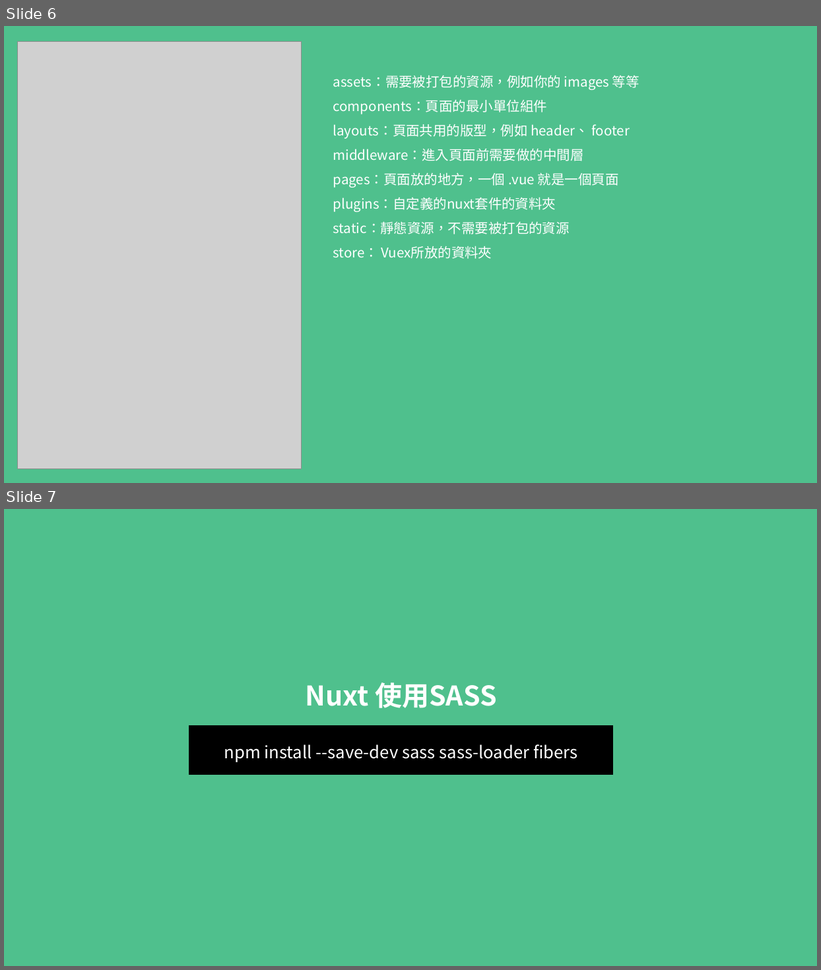
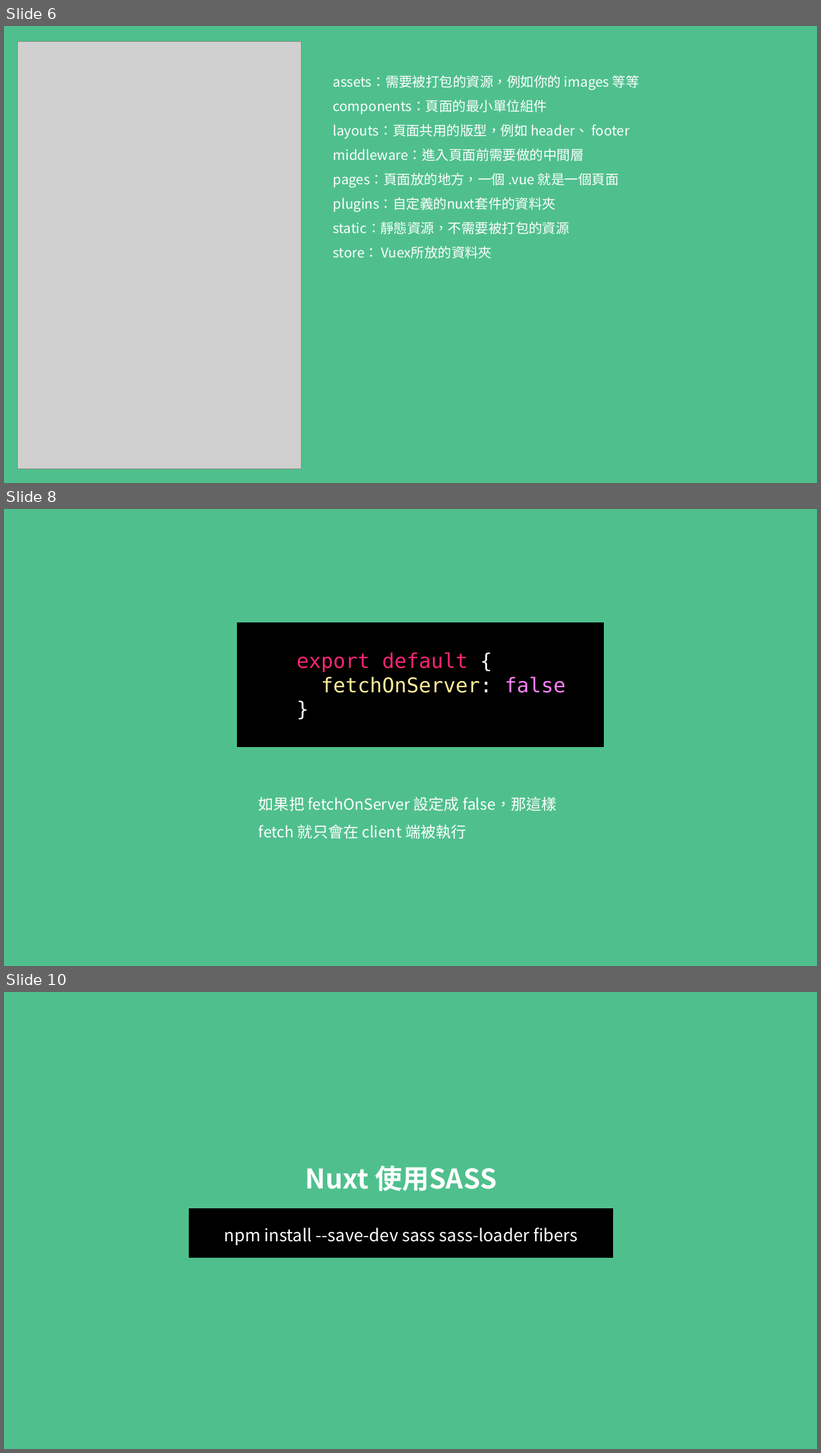
Before and after one commit to MikeOnlineCourse/Vue3_Course_Nuxt_Example, a slide deck: nuxt.pptx. Shown one above the other, each under a label of ours: slides 6 and 7 before the commit, slides 6, 8 and 10 after it; the slides between them are not shown. The pictures are 821x970 and 821x1453 pixels, drawn with LibreOffice and Linux fonts; fonts in the diff are those of the drawing; grey boxes stand for pictures. Boxes give left, top, right and bottom in pixels: in the first picture for what was removed or moved away, otherwise in the second. Text is boxed around its words. In the diff, an @@ line names an element or a change of style, - is before the commit and + after.

```diff
--- a/nuxt.pptx
+++ b/nuxt.pptx
@@ slide 8 added at box(4, 509, 817, 966), background #4FC08D @@
@@ rectangle added at box(238, 623, 604, 747), fill #000000, outline #000000 1 pt @@
@@ text added at box(296, 652, 566, 693), 24 pt, text #F92672 @@
+export default {
+fetchOnServer: false
+}
@@ title added at box(259, 797, 557, 839), 18 pt, text #FFFFFF @@
+如果把 fetchOnServer 設定成 false，那這樣fetch 就只會在 client 端被執行
@@ what was slide 7 is now slide 10 @@
```
Also in this commit, not shown: 2 other slides added.
